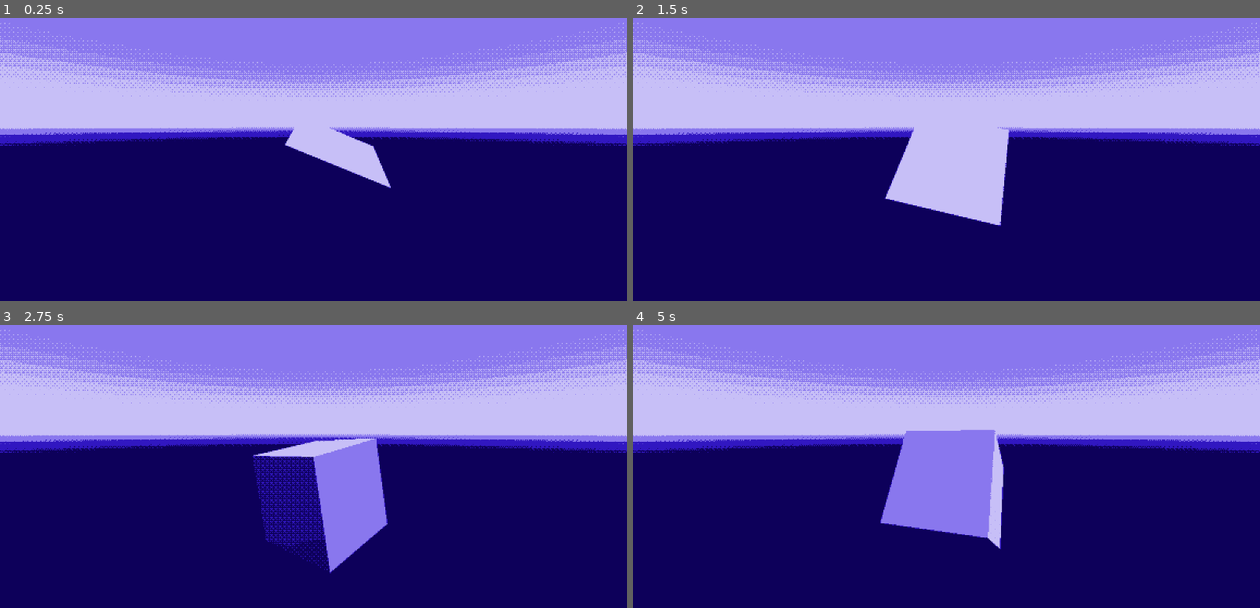
Above: before the commit, frames 1-4 (two rows, left to right).
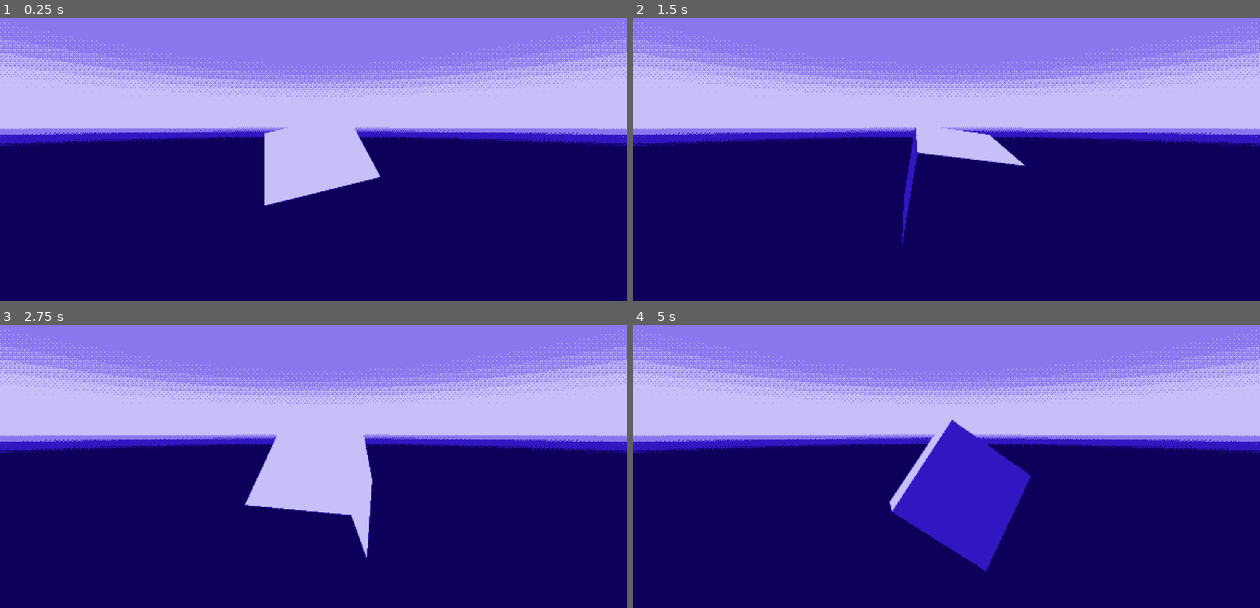
Above: after the commit, the same moments.

Repository: Merrick-McLean/GameOff13
Game: Godot game, scene res://scenes/dither_test.tscn
Same seed, same stepped clock (60 frames per second), same inputs: the game is played once before the commit and once after it.
Inputs:
- Up to frame 1 (0.25 s): no input
- Up to frame 2 (1.5 s): no input
- Up to frame 3 (2.75 s): no input
- Up to frame 4 (5 s): no input

The runs differ from the first frame. In frame 1, 2.6% of the frame differs, in the area x 42-63%, y 38-67%; in frame 2, 4.1%; in frame 3, 6.7%; in frame 4, 7.7%, in the area x 39-64%, y 33-87%.

Commit message:
add utils

Diff:
--- a/project/scenes/dither_test.tscn
+++ b/project/scenes/dither_test.tscn
@@ -9,7 +9,7 @@
 shader = ExtResource("1_78fj8")
 shader_parameter/u_bit_depth = 32
 shader_parameter/u_contrast = 2.0
-shader_parameter/u_offset = null
+shader_parameter/u_offset = 0.0
 shader_parameter/u_dither_size = 2
 shader_parameter/u_dither_tex = ExtResource("3_74a7k")
 shader_parameter/u_color_tex = ExtResource("2_c2k25")
@@ -44,7 +44,7 @@
 [node name="Node3D" type="Node3D" parent="SubViewport"]
 
 [node name="CSGBox3D" type="CSGBox3D" parent="SubViewport/Node3D"]
-transform = Transform3D(0.963606, -0.155168, 0.217685, -0.198492, 0.130156, 0.971422, -0.179067, -0.979277, 0.094619, 0, 0, 0)
+transform = Transform3D(0.0531927, 0.905414, 0.421184, -0.91132, 0.21645, -0.350207, -0.408248, -0.365205, 0.836636, 0, 0, 0)
 script = ExtResource("4_4bdqb")
 
 [node name="Camera3D" type="Camera3D" parent="SubViewport/Node3D"]
--- /dev/null
+++ b/project/utils/array.gd
@@ -0,0 +1,15 @@
+class_name ArrayUtils
+extends Node
+
+
+
+static func intersection(arr1: Array, arr2: Array) -> Array:
+	var arr2_dict := {}
+	for v: Variant in arr2:
+		arr2_dict[v] = true
+
+	var in_both_arrays := []
+	for v: Variant in arr1:
+		if arr2_dict.get(v, false):
+			in_both_arrays.append(v)
+	return in_both_arrays
--- /dev/null
+++ b/project/utils/csv.gd
@@ -0,0 +1,32 @@
+extends Object
+class_name CSVUtils
+
+
+# The first line of the csv are keys of the dictionary
+# Returns a (dictionary of a (dictionary for each line))
+static func load_to_json(path: String, parse_functions := {}) -> Dictionary:
+	var file := FileAccess.open(path, FileAccess.READ)
+	var result := {}
+
+	if file:
+		var headers = file.get_csv_line()
+
+		while true:
+			var line := file.get_csv_line()
+
+			if file.eof_reached():
+				break
+
+			var identifier := StringName(line[0])
+			var line_result := {}
+			var i := 0
+			for item: String in line:
+				var parse_function : Callable = parse_functions.get(headers[i], StringUtils.make_string)
+				var item_result : Variant = parse_function.call(item)
+				line_result[headers[i]] = item_result
+				i += 1
+
+			result[identifier] = line_result
+
+		file.close()
+	return result
--- /dev/null
+++ b/project/utils/json.gd
@@ -0,0 +1,30 @@
+class_name JSONUtils
+extends Node
+
+
+# Returns the json dictionary if successful, otherwise returns an empty dictionary
+static func load_json(path: String) -> Dictionary:
+	var data := {}
+
+	if FileAccess.file_exists(path):
+		var file := FileAccess.open(path, FileAccess.READ)
+		if file:
+			data = JSON.parse_string(file.get_as_text())
+			file.close()
+			file = null
+
+	return data
+
+
+# Returns true if successful
+static func save_json(path: String, data: Dictionary) -> bool:
+	var was_successful := false
+
+	var file := FileAccess.open(path, FileAccess.WRITE)
+	if file:
+		file.store_string(JSON.stringify(data))
+		file.close()
+		file = null
+		was_successful = true
+
+	return was_successful
--- /dev/null
+++ b/project/utils/math.gd
@@ -0,0 +1,13 @@
+class_name MathUtils
+
+
+static func sumi(a: int, b: int) -> int:
+	return a + b
+
+# inclusive on both sides
+static func in_range_ii(a: float, min: float, max: float) -> bool:
+	return a >= min and a <= max
+
+# inclusive on min, exclusive on max
+static func in_range_ie(a: float, min: float, max: float) -> bool:
+	return a >= min and a < max
--- /dev/null
+++ b/project/utils/string.gd
@@ -0,0 +1,6 @@
+class_name StringUtils
+extends Object
+
+
+static func make_string(item: Variant) -> String:
+	return str(item)
